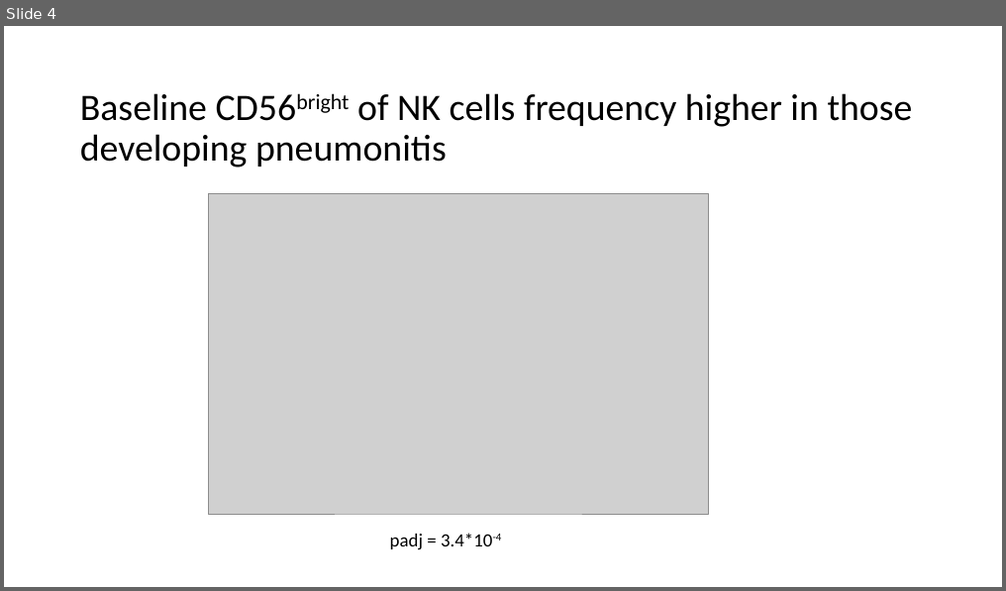
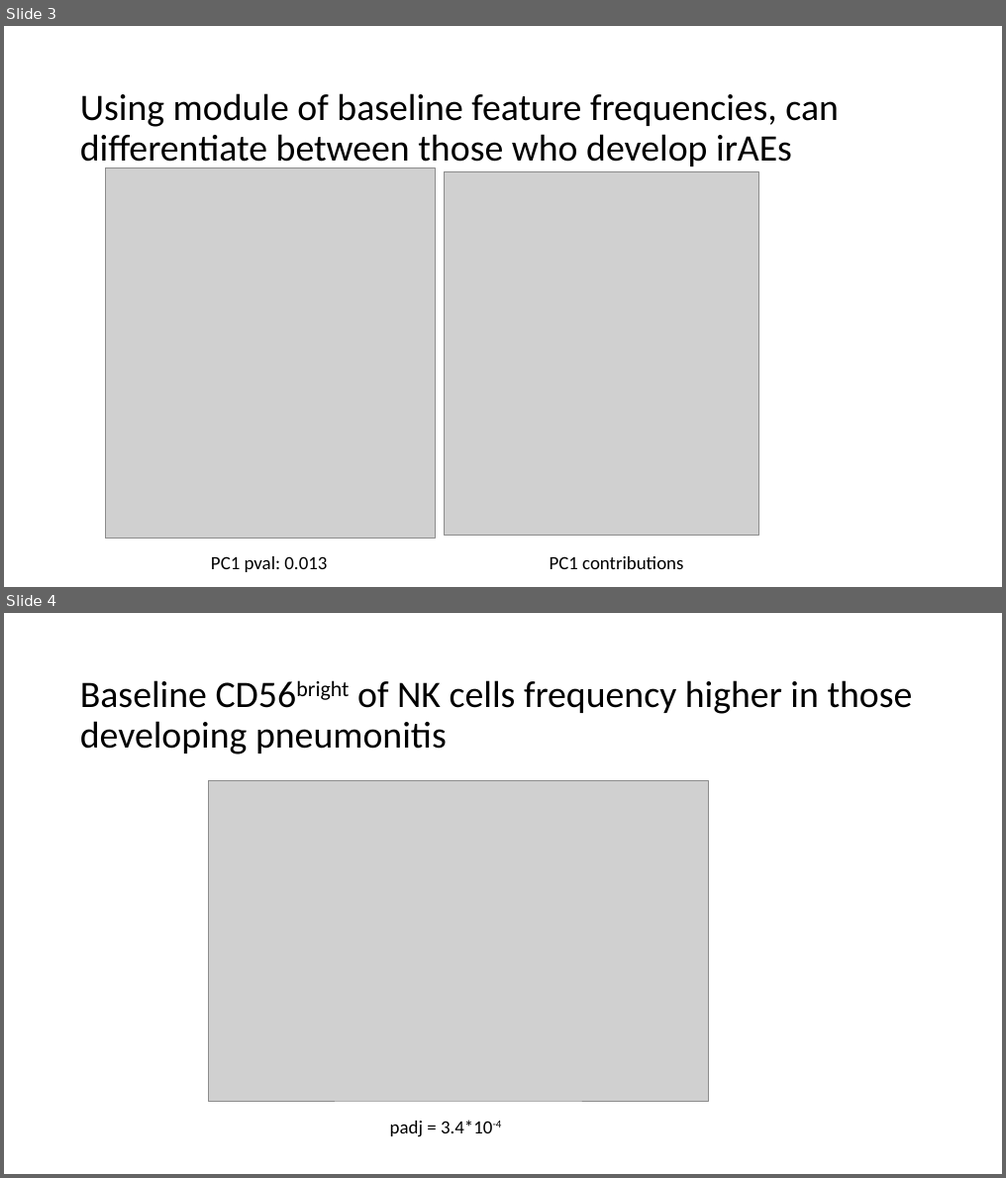
Before and after one commit to tybottorff/bottorffdocs, a slide deck: presentations/NCI_talks/2024_12_6.pptx. Shown one above the other, each under a label of ours: slide 4 before the commit, slides 3 and 4 after it. The pictures are 1006x591 and 1006x1178 pixels, drawn with LibreOffice and Linux fonts; fonts in the diff are those of the drawing; grey boxes stand for pictures. Boxes give left, top, right and bottom in pixels: in the first picture for what was removed or moved away, otherwise in the second. Text is boxed around its words. In the diff, an @@ line names an element or a change of style, - is before the commit and + after.

```diff
--- a/presentations/NCI_talks/2024_12_6.pptx
+++ b/presentations/NCI_talks/2024_12_6.pptx
@@ slide 3 added at [4, 26, 1002, 587], background #FFFFFF @@
@@ title added at [80, 93, 839, 171], 36 pt, text #000000 @@
+Using module of baseline feature frequencies, can differentiate between those who develop irAEs
@@ picture added at [105, 169, 436, 539] @@
@@ picture added at [445, 172, 759, 535] @@
@@ text added at [211, 557, 327, 572], 18 pt, text #000000 @@
+PC1 pval: 0.013
@@ text added at [549, 557, 683, 570], 18 pt, text #000000 @@
+PC1 contributions
```
Also in this commit, not shown: 1 slide changed.
